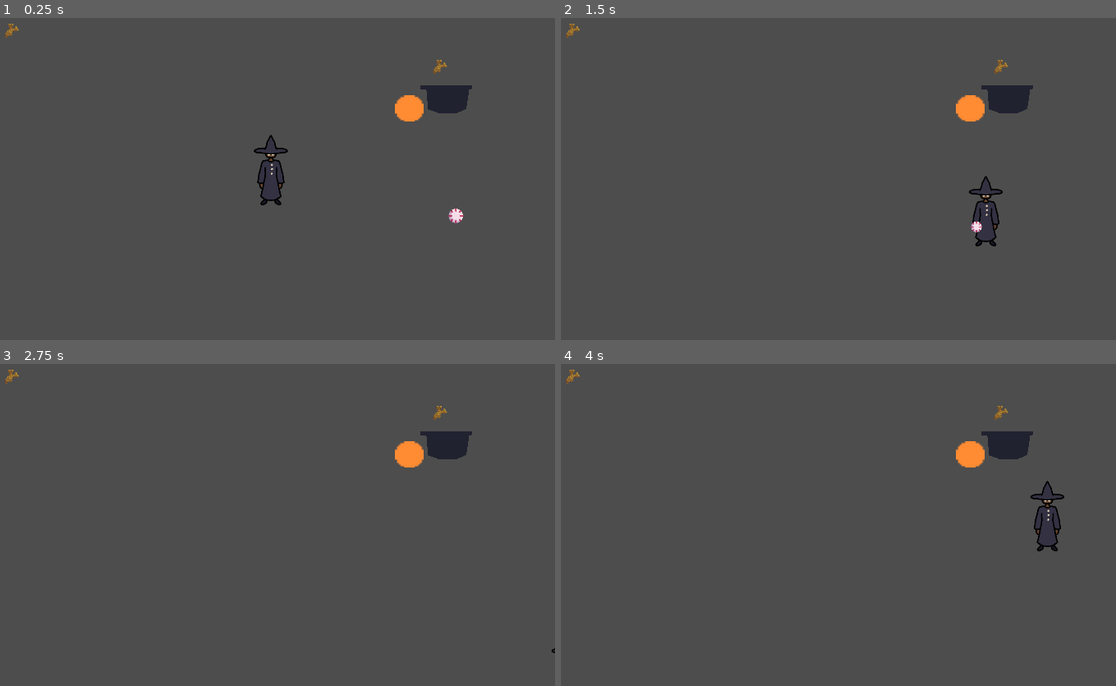
Above: before the commit, frames 1-4 (two rows, left to right).
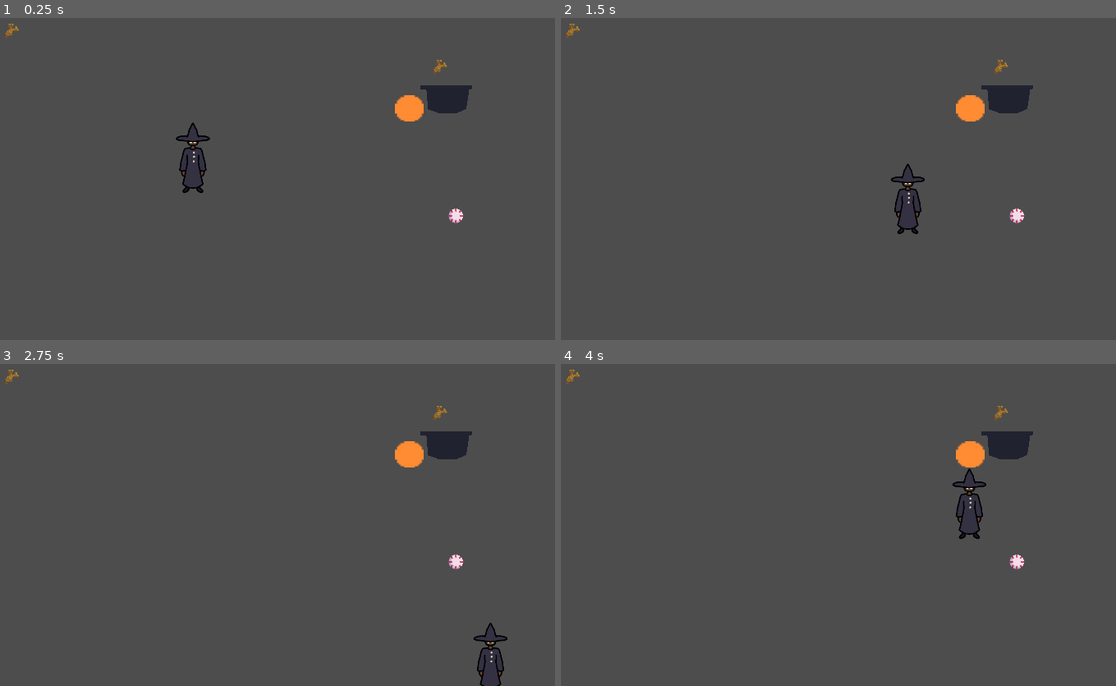
Above: after the commit, the same moments.

Repository: aryuserious/witch-in-training
Game: Godot game, scene res://scenes/level_1.tscn
The game is run twice, just before and just after one commit, with the same random seed, the same clock (stepped at 60 frames per second) and the same inputs.
Inputs:
- Up to frame 1 (0.25 s): no input
- Up to frame 2 (1.5 s): tap Enter at 0.5 s; hold D (right) 0.53-1.28 s; tap Q (drop) at 0.6 s; hold S (down) from 1.28 s (still down); tap E (pickup) at 1.35 s
- Up to frame 3 (2.75 s): release S (down) at 2.03 s; hold D (right) from 2.03 s (still down); tap Q (drop) at 2.1 s
- Up to frame 4 (4 s): release D (right) at 2.78 s; hold W (up) 2.78-3.53 s; tap E (pickup) at 2.85 s; hold A (left) from 3.53 s (still down); tap Q (drop) at 3.6 s

The runs differ from the first frame. In frame 1, 1.4% of the frame differs, in the area x 31-52%, y 32-59%; in frame 2, 1.6%, in the area x 59-84%, y 45-71%; in frame 3, 0.8%; in frame 4, 1.5%.

Commit message:
starting to add cauldron functionality

Diff:
--- a/scenes/cauldron.tscn
+++ b/scenes/cauldron.tscn
@@ -1,5 +1,6 @@
-[gd_scene load_steps=4 format=3 uid="uid://d34dwh7n46jpu"]
+[gd_scene load_steps=5 format=3 uid="uid://d34dwh7n46jpu"]
 
+[ext_resource type="Script" path="res://scripts/cauldron.gd" id="1_o44t3"]
 [ext_resource type="Texture2D" uid="uid://lg0dk8lf2dn4" path="res://assets/circle0.png" id="1_wdrpe"]
 
 [sub_resource type="CapsuleShape2D" id="CapsuleShape2D_jfit8"]
@@ -12,6 +13,7 @@
 [node name="Cauldron" type="StaticBody2D"]
 scale = Vector2(0.5, 0.5)
 collision_layer = 8
+script = ExtResource("1_o44t3")
 
 [node name="Polygon2D" type="Polygon2D" parent="."]
 position = Vector2(0, -46)
@@ -35,3 +37,6 @@
 [node name="CollisionShape2D" type="CollisionShape2D" parent="Detection"]
 position = Vector2(-112, 0)
 shape = SubResource("CircleShape2D_mvid7")
+
+[connection signal="body_entered" from="Detection" to="." method="_on_detection_body_entered"]
+[connection signal="body_exited" from="Detection" to="." method="_on_detection_body_exited"]
--- a/scenes/level_1.tscn
+++ b/scenes/level_1.tscn
@@ -7,7 +7,7 @@
 [node name="Level1" type="Node2D"]
 
 [node name="Player" parent="." instance=ExtResource("1_iw33g")]
-position = Vector2(545, 292)
+position = Vector2(431, 274)
 
 [node name="Ingredient" parent="." instance=ExtResource("2_ko811")]
 position = Vector2(267.666, 199.471)
--- /dev/null
+++ b/scripts/cauldron.gd
@@ -0,0 +1,24 @@
+class_name Cauldron
+
+extends StaticBody2D
+
+
+var ingredients_needed : Array[Ingredient]
+var current_ingredients : Array[Ingredient]
+var player_in_range : bool = false
+var player : Player
+
+
+func _physics_process(_delta):
+    pass
+
+
+func _on_detection_body_entered(body:Node2D):
+    if body is Player:
+        player_in_range = true
+        player = body
+
+
+func _on_detection_body_exited(body:Node2D):
+    if body is Player:
+        player_in_range = false
